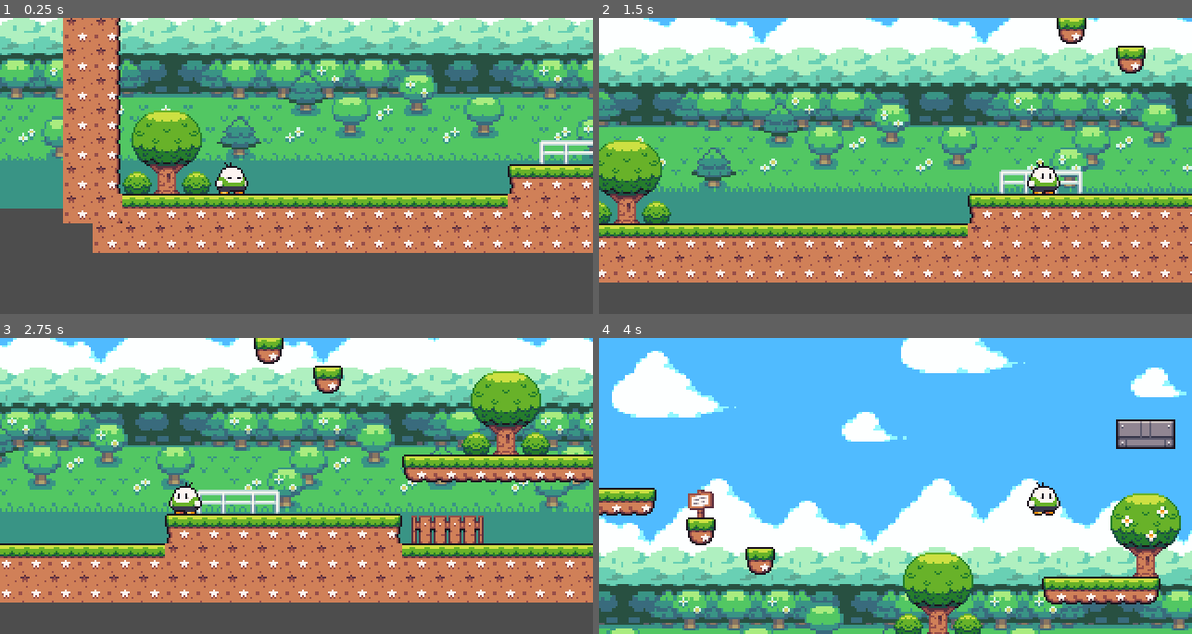
Above: before the commit, frames 1-4 (two rows, left to right).
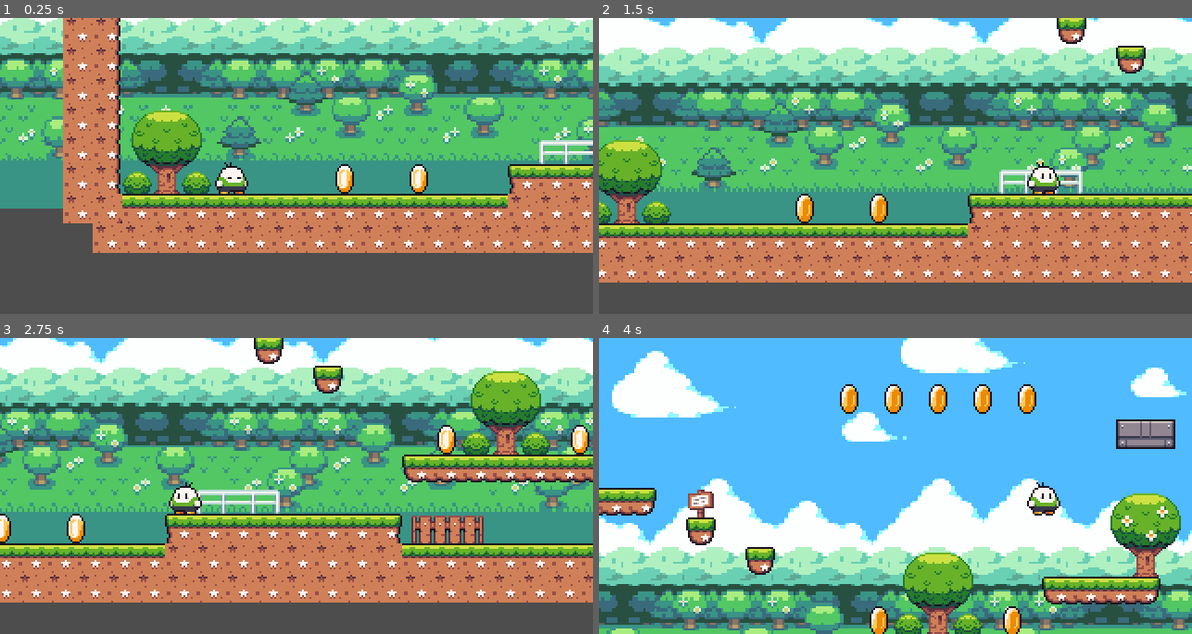
Above: after the commit, the same moments.

Repository: LucasMarquesMd/Godot-projects
Game: Godot game, scene res://levels/World_01.tscn
The game is run twice, just before and just after one commit, with the same random seed, the same clock (stepped at 60 frames per second) and the same inputs.
Inputs:
- Up to frame 1 (0.25 s): no input
- Up to frame 2 (1.5 s): tap Enter (ui_accept) at 0.5, 0.77 s; hold Right (ui_right) from 0.53 s (still down)
- Up to frame 3 (2.75 s): tap Enter (ui_accept) at 1.52 s; release Right (ui_right) at 2.03 s; hold Left (ui_left) from 2.03 s (still down)
- Up to frame 4 (4 s): release Left (ui_left) at 2.78 s; hold Right (ui_right) from 2.78 s (still down); tap Enter (ui_accept) at 3.02, 3.77 s

The runs differ from the first frame. In frame 1, 0.5% of the frame differs, in the area x 56-73%, y 49-60%; in frame 2, 0.5%; in frame 3, 0.9%; in frame 4, 1.8%, in the area x 40-74%, y 15-100%.

Commit message:
Itens coletaveis

Diff:
--- a/platform-2d-godot-4.0/actors/player.tscn
+++ b/platform-2d-godot-4.0/actors/player.tscn
@@ -94,8 +94,7 @@
 
 [node name="Anime" type="AnimatedSprite2D" parent="."]
 sprite_frames = SubResource("SpriteFrames_0msum")
-animation = &"jump"
+animation = &"Idle"
 autoplay = "Idle"
-frame_progress = 0.998496
 
 [node name="Animator" type="AnimationPlayer" parent="."]
--- a/platform-2d-godot-4.0/levels/World_01.tscn
+++ b/platform-2d-godot-4.0/levels/World_01.tscn
@@ -1,7 +1,8 @@
-[gd_scene load_steps=18 format=3 uid="uid://j5g7rajnlpo2"]
+[gd_scene load_steps=19 format=3 uid="uid://j5g7rajnlpo2"]
 
 [ext_resource type="Texture2D" uid="uid://das3325b5v1ha" path="res://Assets/Seasonal Tilesets/1 - Grassland/Terrain (16 x 16).png" id="1_gqt7r"]
 [ext_resource type="Texture2D" uid="uid://cr5ct8lyao8jd" path="res://Assets/Seasonal Tilesets/1 - Grassland/Grassland_entities (16 x 16).png" id="2_vkln7"]
+[ext_resource type="PackedScene" uid="uid://13pjsbg1fg1" path="res://prefabs/coin.tscn" id="3_cwd3j"]
 [ext_resource type="PackedScene" uid="uid://bhh6db4abdirp" path="res://actors/player.tscn" id="3_vqxh8"]
 [ext_resource type="Texture2D" uid="uid://bg8gsnjq0fngm" path="res://Assets/Seasonal Tilesets/1 - Grassland/Background parts/5 - Sky_color.png" id="4_jubnn"]
 [ext_resource type="Texture2D" uid="uid://umcj5dsjnbkg" path="res://Assets/Seasonal Tilesets/1 - Grassland/Background parts/4 - Cloud_cover_2.png" id="5_yb28w"]
@@ -155,6 +156,29 @@
 layer_1/name = "trees"
 layer_1/tile_data = PackedInt32Array(1114114, 65537, 1, 917529, 65537, 1, 1114128, 983041, 2, 1179685, 327681, 5, 11796 …(385 unchanged characters)…
 
+[node name="coins" type="Node2D" parent="."]
+
+[node name="coin" parent="coins" instance=ExtResource("3_cwd3j")]
+position = Vector2(360, 128)
+
+[node name="coin2" parent="coins" instance=ExtResource("3_cwd3j")]
+position = Vector2(384, 128)
+
+[node name="coin3" parent="coins" instance=ExtResource("3_cwd3j")]
+position = Vector2(384, 128)
+
+[node name="coin4" parent="coins" instance=ExtResource("3_cwd3j")]
+position = Vector2(432, 128)
+
+[node name="coin5" parent="coins" instance=ExtResource("3_cwd3j")]
+position = Vector2(408, 128)
+
+[node name="coin6" parent="coins" instance=ExtResource("3_cwd3j")]
+position = Vector2(456, 128)
+
+[node name="coin7" parent="coins" instance=ExtResource("3_cwd3j")]
+position = Vector2(136, 296)
+
 [node name="moving_platform" parent="." instance=ExtResource("10_q0dw6")]
 position = Vector2(378, 147)
 
@@ -212,3 +236,27 @@
 scale = Vector2(1.5, 1.5)
 texture = ExtResource("8_40po4")
 centered = false
+
+[node name="coin" parent="." instance=ExtResource("3_cwd3j")]
+position = Vector2(176, 296)
+
+[node name="coin2" parent="." instance=ExtResource("3_cwd3j")]
+position = Vector2(376, 248)
+
+[node name="coin3" parent="." instance=ExtResource("3_cwd3j")]
+position = Vector2(448, 248)
+
+[node name="coin4" parent="." instance=ExtResource("3_cwd3j")]
+position = Vector2(768, 192)
+
+[node name="coin5" parent="." instance=ExtResource("3_cwd3j")]
+position = Vector2(768, 160)
+
+[node name="coin6" parent="." instance=ExtResource("3_cwd3j")]
+position = Vector2(768, 128)
+
+[node name="coin7" parent="." instance=ExtResource("3_cwd3j")]
+position = Vector2(768, 96)
+
+[node name="coin8" parent="." instance=ExtResource("3_cwd3j")]
+position = Vector2(768, 64)
--- /dev/null
+++ b/platform-2d-godot-4.0/prefabs/coin.tscn
@@ -0,0 +1,99 @@
+[gd_scene load_steps=15 format=3 uid="uid://13pjsbg1fg1"]
+
+[ext_resource type="Texture2D" uid="uid://bn5d705bu830g" path="res://Assets/Mini FX, Items & UI/Common Pick-ups/Coin (16 x 16).png" id="1_8bk7x"]
+[ext_resource type="Script" uid="uid://sragq003pbnh" path="res://scripts/coins.gd" id="1_h1t07"]
+[ext_resource type="Texture2D" uid="uid://b0n5q2rvau8hc" path="res://Assets/Mini FX, Items & UI/Effects/Yellow_Sparkle (16 x 16).png" id="2_ab8qe"]
+
+[sub_resource type="AtlasTexture" id="AtlasTexture_jw04l"]
+atlas = ExtResource("2_ab8qe")
+region = Rect2(0, 0, 16, 16)
+
+[sub_resource type="AtlasTexture" id="AtlasTexture_53380"]
+atlas = ExtResource("2_ab8qe")
+region = Rect2(16, 0, 16, 16)
+
+[sub_resource type="AtlasTexture" id="AtlasTexture_yxcpu"]
+atlas = ExtResource("2_ab8qe")
+region = Rect2(32, 0, 16, 16)
+
+[sub_resource type="AtlasTexture" id="AtlasTexture_1ckuh"]
+atlas = ExtResource("2_ab8qe")
+region = Rect2(48, 0, 16, 16)
+
+[sub_resource type="AtlasTexture" id="AtlasTexture_ab4il"]
+atlas = ExtResource("2_ab8qe")
+region = Rect2(64, 0, 16, 16)
+
+[sub_resource type="AtlasTexture" id="AtlasTexture_h1t07"]
+atlas = ExtResource("1_8bk7x")
+region = Rect2(0, 0, 16, 16)
+
+[sub_resource type="AtlasTexture" id="AtlasTexture_ab8qe"]
+atlas = ExtResource("1_8bk7x")
+region = Rect2(16, 0, 16, 16)
+
+[sub_resource type="AtlasTexture" id="AtlasTexture_1we67"]
+atlas = ExtResource("1_8bk7x")
+region = Rect2(32, 0, 16, 16)
+
+[sub_resource type="AtlasTexture" id="AtlasTexture_l7xbt"]
+atlas = ExtResource("1_8bk7x")
+region = Rect2(48, 0, 16, 16)
+
+[sub_resource type="SpriteFrames" id="SpriteFrames_jw04l"]
+animations = [{
+"frames": [{
+"duration": 1.0,
+"texture": SubResource("AtlasTexture_jw04l")
+}, {
+"duration": 1.0,
+"texture": SubResource("AtlasTexture_53380")
+}, {
+"duration": 1.0,
+"texture": SubResource("AtlasTexture_yxcpu")
+}, {
+"duration": 1.0,
+"texture": SubResource("AtlasTexture_1ckuh")
+}, {
+"duration": 1.0,
+"texture": SubResource("AtlasTexture_ab4il")
+}],
+"loop": false,
+"name": &"collect",
+"speed": 5.0
+}, {
+"frames": [{
+"duration": 1.0,
+"texture": SubResource("AtlasTexture_h1t07")
+}, {
+"duration": 1.0,
+"texture": SubResource("AtlasTexture_ab8qe")
+}, {
+"duration": 1.0,
+"texture": SubResource("AtlasTexture_1we67")
+}, {
+"duration": 1.0,
+"texture": SubResource("AtlasTexture_l7xbt")
+}],
+"loop": true,
+"name": &"idle",
+"speed": 5.0
+}]
+
+[sub_resource type="CircleShape2D" id="CircleShape2D_53380"]
+radius = 11.0
+
+[node name="coin" type="Area2D"]
+collision_layer = 8
+script = ExtResource("1_h1t07")
+
+[node name="anim" type="AnimatedSprite2D" parent="."]
+sprite_frames = SubResource("SpriteFrames_jw04l")
+animation = &"idle"
+autoplay = "idle"
+
+[node name="Collision" type="CollisionShape2D" parent="."]
+shape = SubResource("CircleShape2D_53380")
+
+[connection signal="body_entered" from="." to="." method="_on_body_entered"]
+[connection signal="animation_finished" from="anim" to="." method="_on_anim_animation_finished"]
--- /dev/null
+++ b/platform-2d-godot-4.0/scripts/coins.gd
@@ -0,0 +1,20 @@
+extends Area2D
+
+
+# Called when the node enters the scene tree for the first time.
+func _ready() -> void:
+	pass # Replace with function body.
+
+
+# Called every frame. 'delta' is the elapsed time since the previous frame.
+func _process(delta: float) -> void:
+	pass
+
+
+func _on_body_entered(body: Node2D) -> void:
+	$anim.play("collect")
+	 # Replace with function body.
+
+
+func _on_anim_animation_finished() -> void:
+	queue_free()
Not shown, added: platform-2d-godot-4.0/scripts/coins.gd.uid
